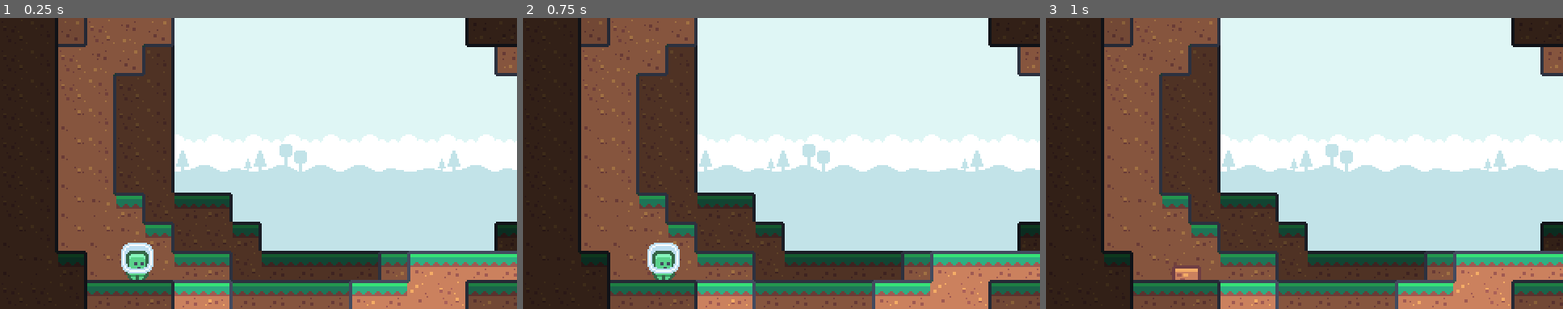
Above: before the commit, frames 1-3 (left to right).
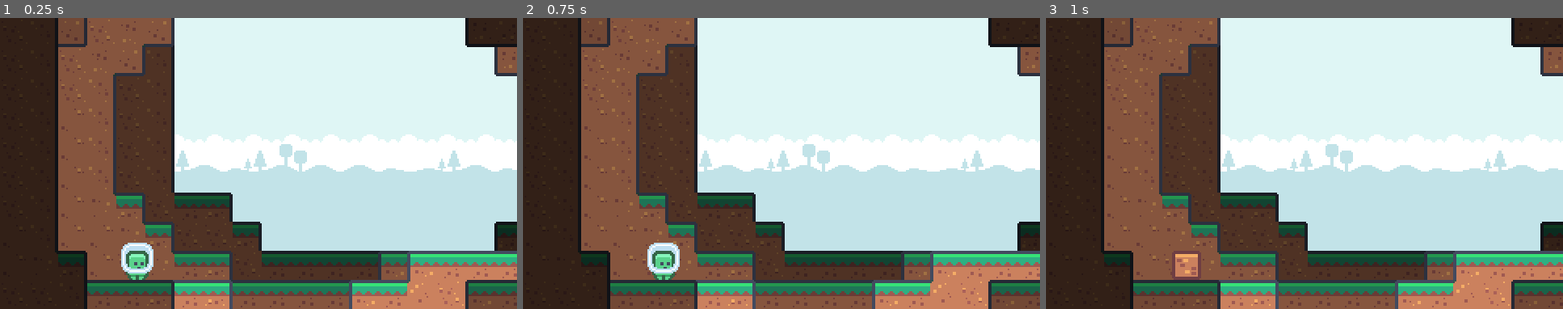
Above: after the commit, the same moments.

Repository: FerCamarena/Godot-SunnyLand_Game
Game: Godot game, scene res://Scenes/test_scene.tscn
Same seed, same stepped clock (60 frames per second), same inputs: the game is played once before the commit and once after it.
Inputs:
- Up to frame 1 (0.25 s): no input
- Up to frame 2 (0.75 s): tap Enter at 0.5 s; hold D (move_right) from 0.53 s (still down); tap Space (morph) at 0.6 s
- Up to frame 3 (1 s): keep holding D (move_right); tap W (jump) at 0.77 s

Frames 1-2 are identical in both runs. In frame 3, 0.3% of the frame differs, in the area x 25-30%, y 80-90%.

Commit message:
Fix: collision layer ordering
Add layer ordering value for player character set to 1.
Add layer ordering value for tilemap set to 2.
Add layer ordering value for player block set to 3.
Add layer ordering value for falling platforms set to 4.

Diff:
--- a/Prefabs/BasePlayer.tscn
+++ b/Prefabs/BasePlayer.tscn
@@ -22,6 +22,7 @@
 
 [node name="Player" type="CharacterBody2D" node_paths=PackedStringArray("CS")]
 z_index = 1
+collision_mask = 15
 safe_margin = 0.001
 script = ExtResource("1_llowg")
 CS = NodePath("Shape")
--- a/Prefabs/Block.tscn
+++ b/Prefabs/Block.tscn
@@ -6,15 +6,16 @@
 size = Vector2(18, 18)
 
 [node name="Block" type="StaticBody2D"]
-collision_layer = 2
-collision_mask = 2
+collision_layer = 4
 
 [node name="Sprite" type="Sprite2D" parent="."]
 texture_filter = 1
+position = Vector2(0, -9)
 texture = ExtResource("1_poagc")
 hframes = 37
 vframes = 14
 frame = 392
 
 [node name="Shape" type="CollisionShape2D" parent="."]
+position = Vector2(0, -9)
 shape = SubResource("RectangleShape2D_1dr15")
--- a/Scenes/test_scene.tscn
+++ b/Scenes/test_scene.tscn
@@ -8,8 +8,6 @@
 
 [node name="Player" parent="." instance=ExtResource("1_aeo7e")]
 position = Vector2(85, 162)
-collision_layer = 3
-collision_mask = 3
 move_speed = 120
 aero_speed = 120
 jump_force = -300
--- a/Tilesets/base.tres
+++ b/Tilesets/base.tres
@@ -4230,7 +4230,7 @@
 
 [resource]
 tile_size = Vector2i(18, 18)
-physics_layer_0/collision_layer = 1
+physics_layer_0/collision_layer = 2
 terrain_set_0/mode = 0
 terrain_set_0/terrain_0/name = "grass"
 terrain_set_0/terrain_0/color = Color(0, 1, 0, 1)
